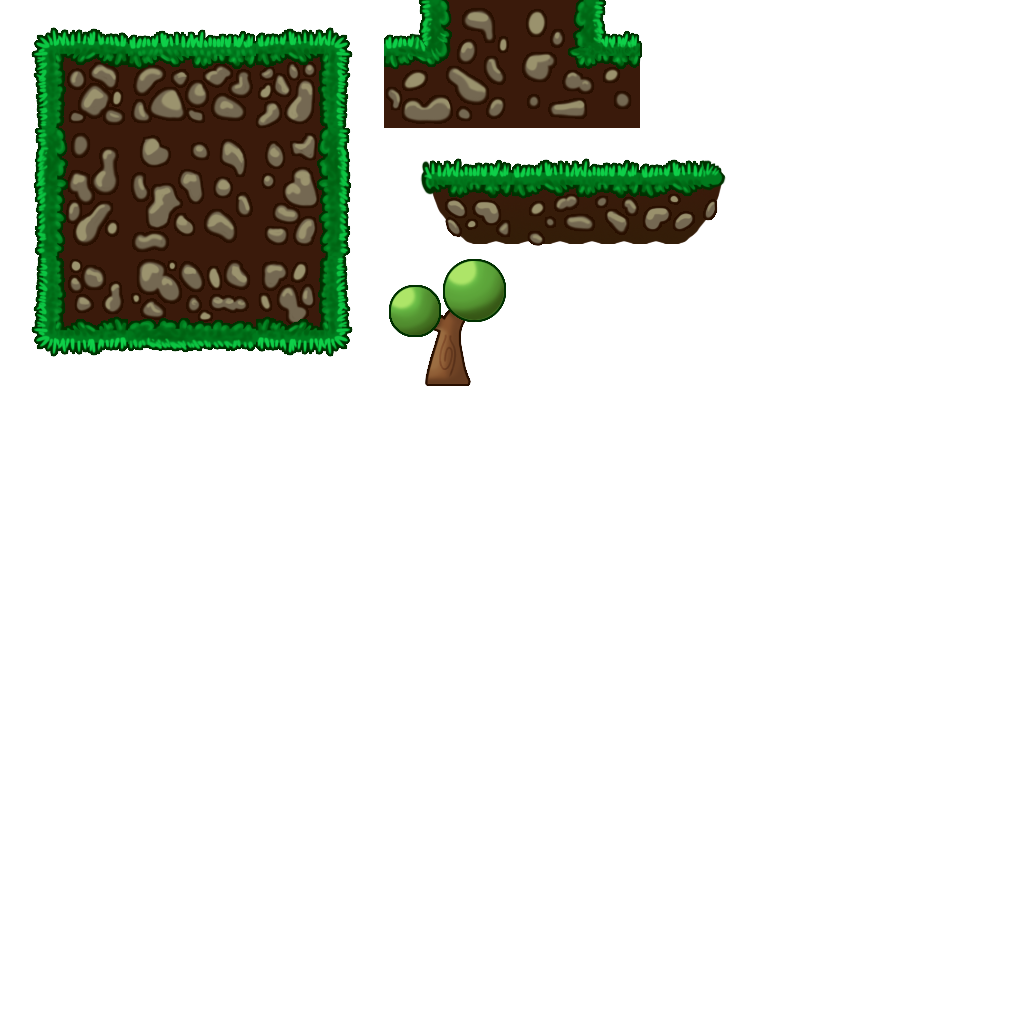
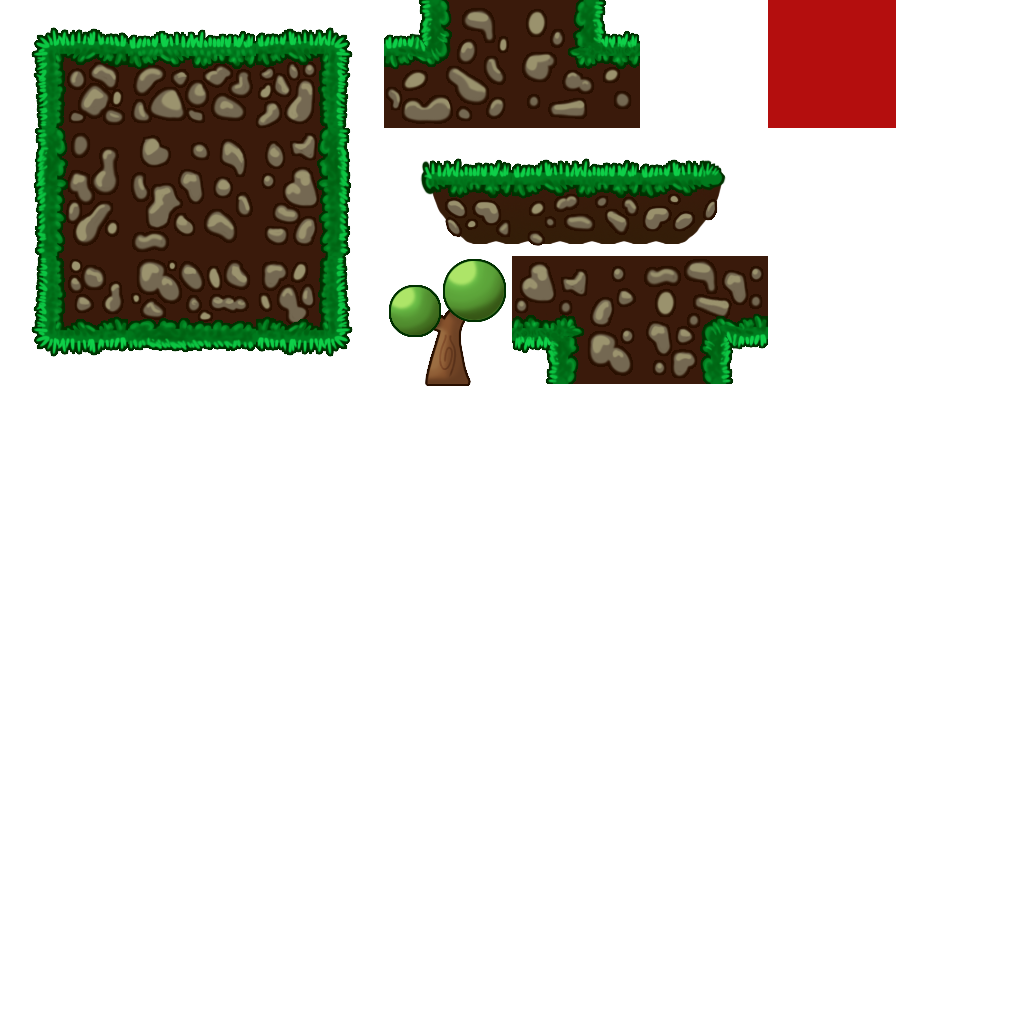
Before/after of a 1024x1024 layered artwork. What changed in the layer stack:
added layer "ground copy" above "ground" over (x1=512, y1=311, x2=768, y2=384)
painted on "orig copy 6" over (x1=640, y1=41, x2=642, y2=62)
added layer "Layer 13" above "Layer 2" over (x1=768, y1=0, x2=896, y2=128)
painted on "rocks" over (x1=516, y1=260, x2=762, y2=377)
painted on "Layer 1" over (x1=512, y1=256, x2=768, y2=384)
